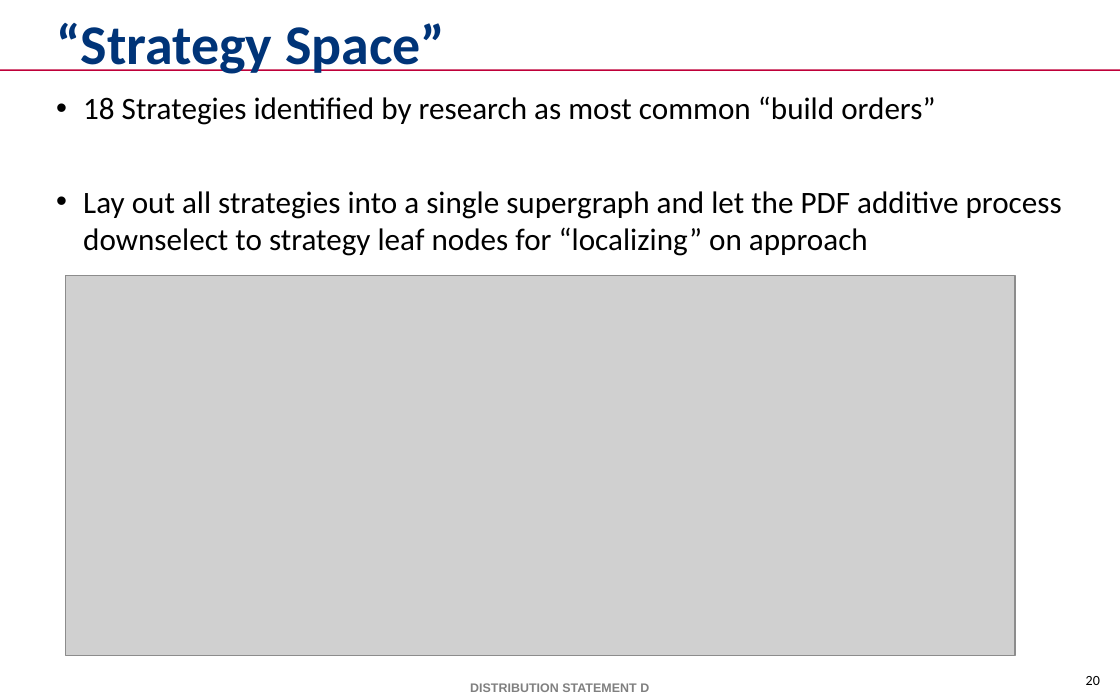
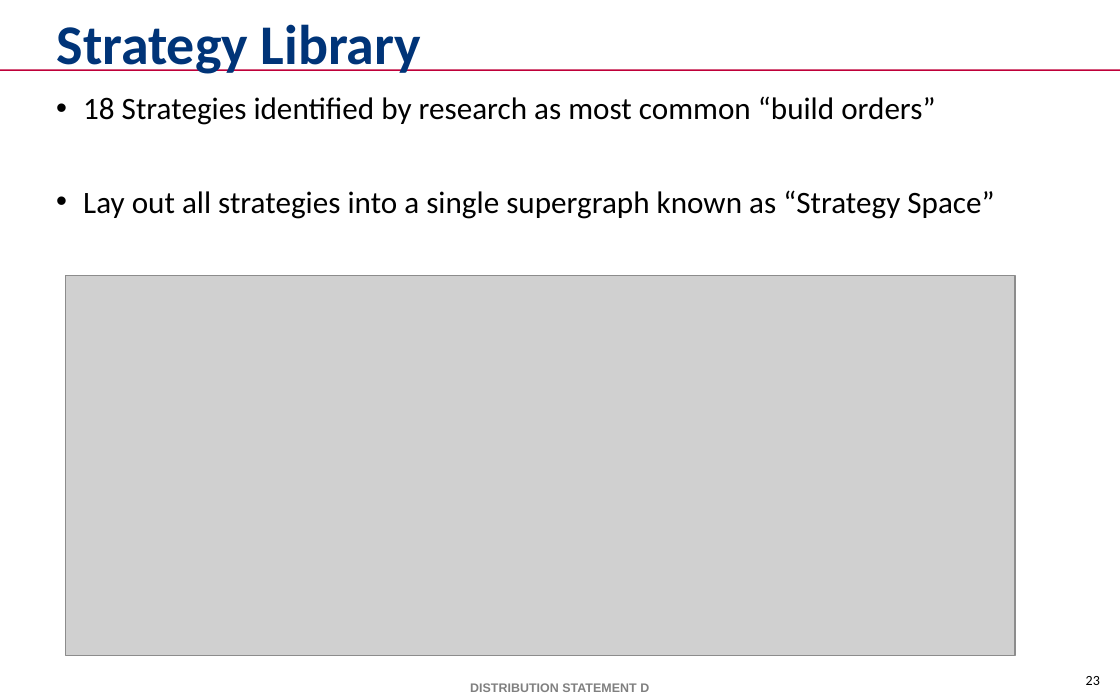
Before and after one commit to mikewkozak/IRE, a slide deck: slide 23 of Documentation/mkozak - Intent Recognition Engine.pptx (slide 20 before the commit). Drawn at 1120x700 pixels with LibreOffice and Linux fonts; fonts in the diff are those of the drawing; grey boxes stand for pictures; background and template pictures are left out. Boxes give left, top, right and bottom in pixels: in the first picture for what was removed or moved away, otherwise in the second. Text is boxed around its words. In the diff, an @@ line names an element or a change of style, - is before the commit and + after.

```diff
--- a/Documentation/mkozak - Intent Recognition Engine.pptx
+++ b/Documentation/mkozak - Intent Recognition Engine.pptx
@@ title at (x1=57, y1=24, x2=421, y2=74): text changed @@
-“Strategy Space”
+Strategy Library
@@ text at (x1=83, y1=190, x2=994, y2=219): text changed @@
-• Lay out all strategies into a single supergraph and let the PDF additive process downselect to strategy leaf nodes for “localizing” on approach
+• Lay out all strategies into a single supergraph known as “Strategy Space”
@@ page number at (x1=1086, y1=676, x2=1100, y2=685): text changed @@
-20
+23
```
Also in this commit, not shown: 16 other slides changed, 8 slides added, 4 slides removed, 5 other files.
